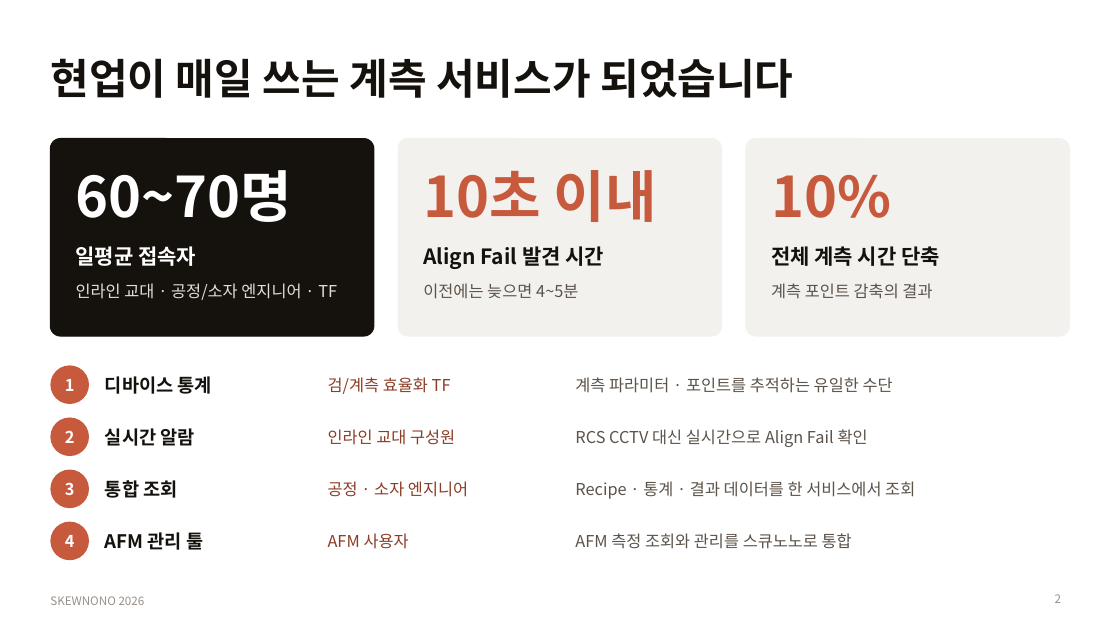
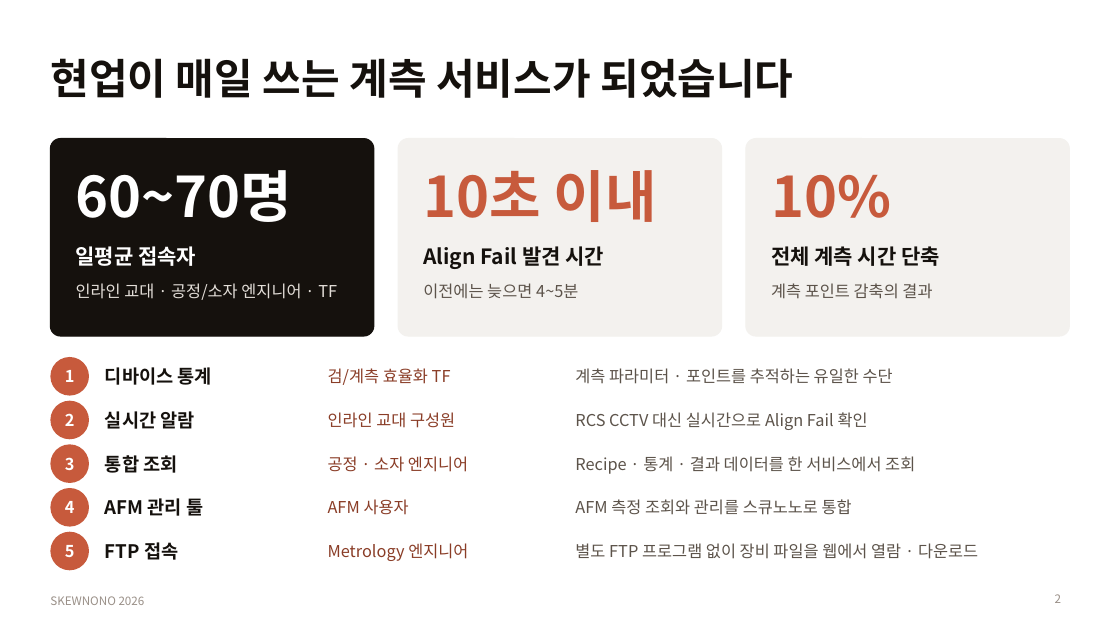
Before and after one commit to DarrenKoi/skewnono_v3_nuxt, a slide deck: slide 2 of docs/progress_report/skewnono_year_end_report_2026.pptx. Drawn at 1120x630 pixels with LibreOffice and Linux fonts; fonts in the diff are those of the drawing. Boxes give left, top, right and bottom in pixels: in the first picture for what was removed or moved away, otherwise in the second. Text is boxed around its words. In the diff, an @@ line names an element or a change of style, - is before the commit and + after.

```diff
--- a/docs/progress_report/skewnono_year_end_report_2026.pptx
+++ b/docs/progress_report/skewnono_year_end_report_2026.pptx
@@ 3 texts, 1 ellipse: place and size @@
-3 texts, 1 ellipse at [50,365,893,404]
+3 texts, 1 ellipse at [50,357,893,396]
@@ 3 texts, 1 ellipse: place and size @@
-3 texts, 1 ellipse at [50,418,868,456]
+3 texts, 1 ellipse at [50,401,868,439]
@@ 3 texts, 1 ellipse: place and size @@
-3 texts, 1 ellipse at [50,470,915,508]
+3 texts, 1 ellipse at [50,444,915,483]
@@ 3 texts, 1 ellipse: place and size @@
-3 texts, 1 ellipse at [50,522,852,560]
+3 texts, 1 ellipse at [50,488,852,527]
@@ ellipse added at [50,532,89,571], fill #C75A3C, 14 pt, text #FFFFFF, bold @@
+5
@@ text added at [105,542,178,560], 16 pt, text #15110D, bold @@
+FTP 접속
@@ text added at [328,543,468,561], 14 pt, text #8A3D27 @@
+Metrology 엔지니어
@@ text added at [575,543,978,559], 14 pt, text #5C534A @@
+별도 FTP 프로그램 없이 장비 파일을 웹에서 열람 · 다운로드
```
Also in this commit, not shown: 3 other slides changed, 2 slides added.
